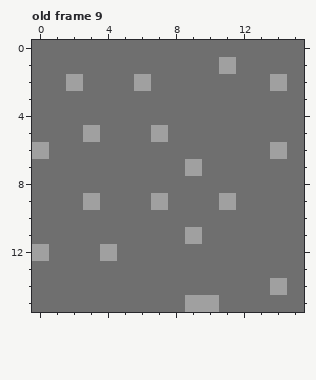
File history of a pixel-art file, blocks.aseprite. Above, as it was before the edit.
16x16 pixels, 17 frames. Shown: old frame 9. The commit also changed other frames, which this record leaves out.
New version:
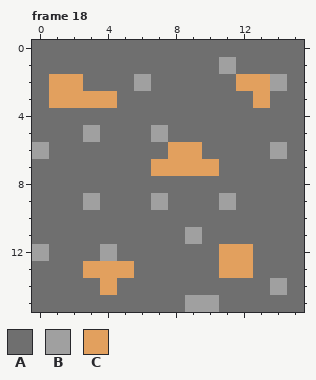
Palette (. is transparent): A #6f6f6f  B #a0a0a0  C #e2a05e
A new or re-ordered frame is compared with the old frame closest to it.
Change:
frames 17 -> 19
layer "Layer 2" added
--- frame 18 is new; against old frame 9, layer "Layer 2"
@@ x 0..15 @@
  1 AAAAAAAAAAABAAAA
- 2 AABAAABAAAAAAABA
- 3 AAAAAAAAAAAAAAAA
+ 2 ACCAAABAAAAACCBA
+ 3 ACCCCAAAAAAAACAA
  4 AAAAAAAAAAAAAAAA
  5 AAABAAABAAAAAAAA
- 6 BAAAAAAAAAAAAABA
- 7 AAAAAAAAABAAAAAA
+ 6 BAAAAAAACCAAAABA
+ 7 AAAAAAACCCCAAAAA
  8 AAAAAAAAAAAAAAAA
@@ x 0..15 @@
 11 AAAAAAAAABAAAAAA
-12 BAAABAAAAAAAAAAA
-13 AAAAAAAAAAAAAAAA
-14 AAAAAAAAAAAAAABA
+12 BAAABAAAAAACCAAA
+13 AAACCCAAAAACCAAA
+14 AAAACAAAAAAAAABA
 15 AAAAAAAAABBAAAAA
Boxes around the changes in both pictures, in picture pixels (x1, y1, x2, y2):
changed: (49, 74, 270, 176)
changed: (219, 244, 253, 278)
changed: (83, 261, 134, 295)
